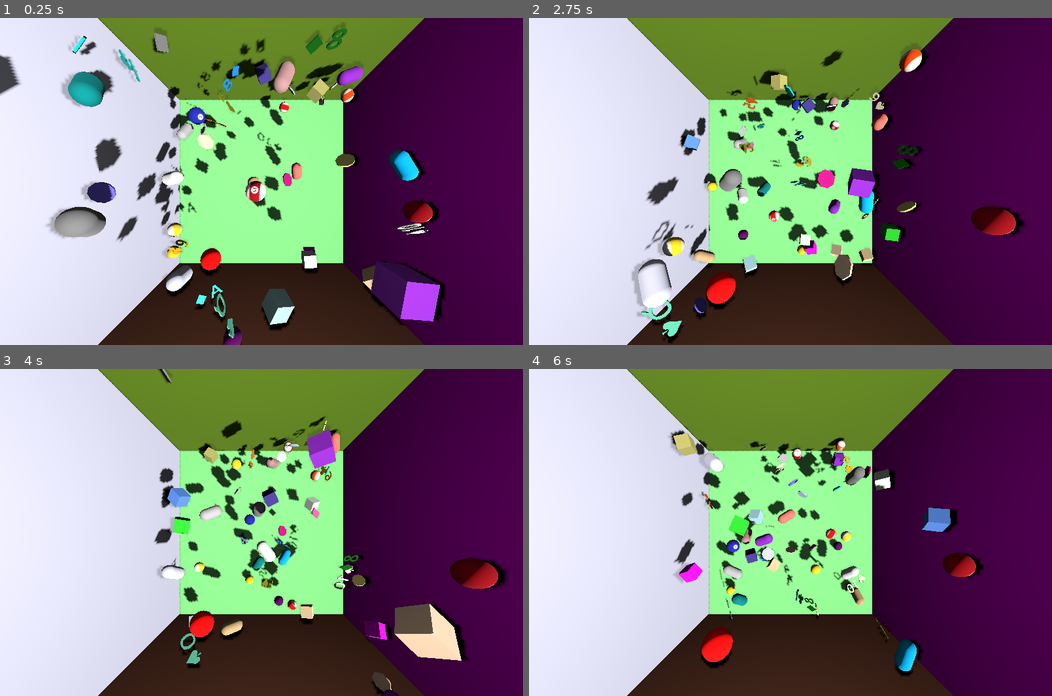
Above: before the commit, frames 1-4 (two rows, left to right).
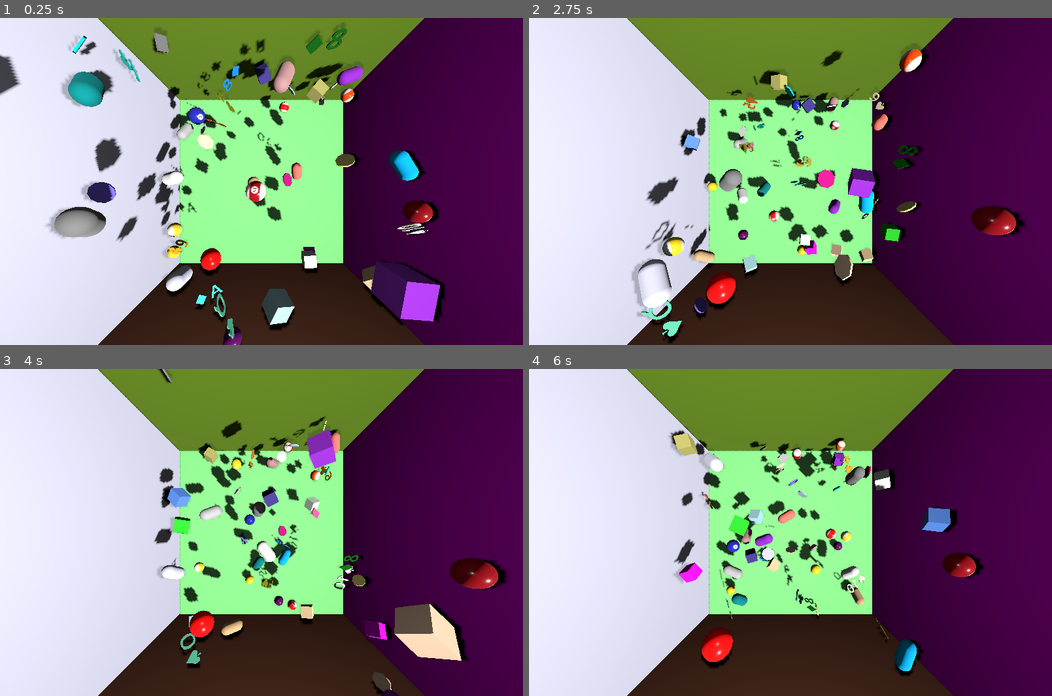
Above: after the commit, the same moments.

Repository: kasworld/gd4bounce
Game: Godot game, scene res://main.tscn
Same seed, same stepped clock (60 frames per second), same inputs: the game is played once before the commit and once after it.
Inputs (mouse positions are in pixels of both pictures, inside the frame that each line leads up to):
- Up to frame 1 (0.25 s): no input
- Up to frame 2 (2.75 s): tap Enter at 0.5 s; move the mouse to (905, 165) at 0.52 s; click (905, 165) at 0.67 s; move the mouse to (685, 197) at 1.27 s; click (685, 197) at 1.42 s; move the mouse to (842, 109) at 2.02 s; click (842, 109) at 2.17 s
- Up to frame 3 (4 s): move the mouse to (235, 597) at 2.77 s; click (235, 597) at 2.92 s; move the mouse to (418, 581) at 3.52 s; click (418, 581) at 3.67 s
- Up to frame 4 (6 s): move the mouse to (633, 483) at 4.27 s; click (633, 483) at 4.42 s; move the mouse to (816, 532) at 5.02 s; click (816, 532) at 5.17 s; move the mouse to (712, 450) at 5.77 s; click (712, 450) at 5.92 s

The runs differ from the first frame. In frame 1, less than 0.1% of the frame differs, in the area x 33-82%, y 23-100%; in frame 2, less than 0.1%, in the area x 27-92%, y 12-86%; in frame 3, less than 0.1%; in frame 4, less than 0.1%.

Commit message:
ball clearcoat

Diff:
--- a/ball.gd
+++ b/ball.gd
@@ -22,6 +22,8 @@
 
 func set_material(mat :Material) -> Ball:
 	$MeshInstance3D.mesh.material = mat
+	$MeshInstance3D.mesh.material.clearcoat_enabled = true
+
 	return self
 
 func set_color(co :Color) -> Ball:
